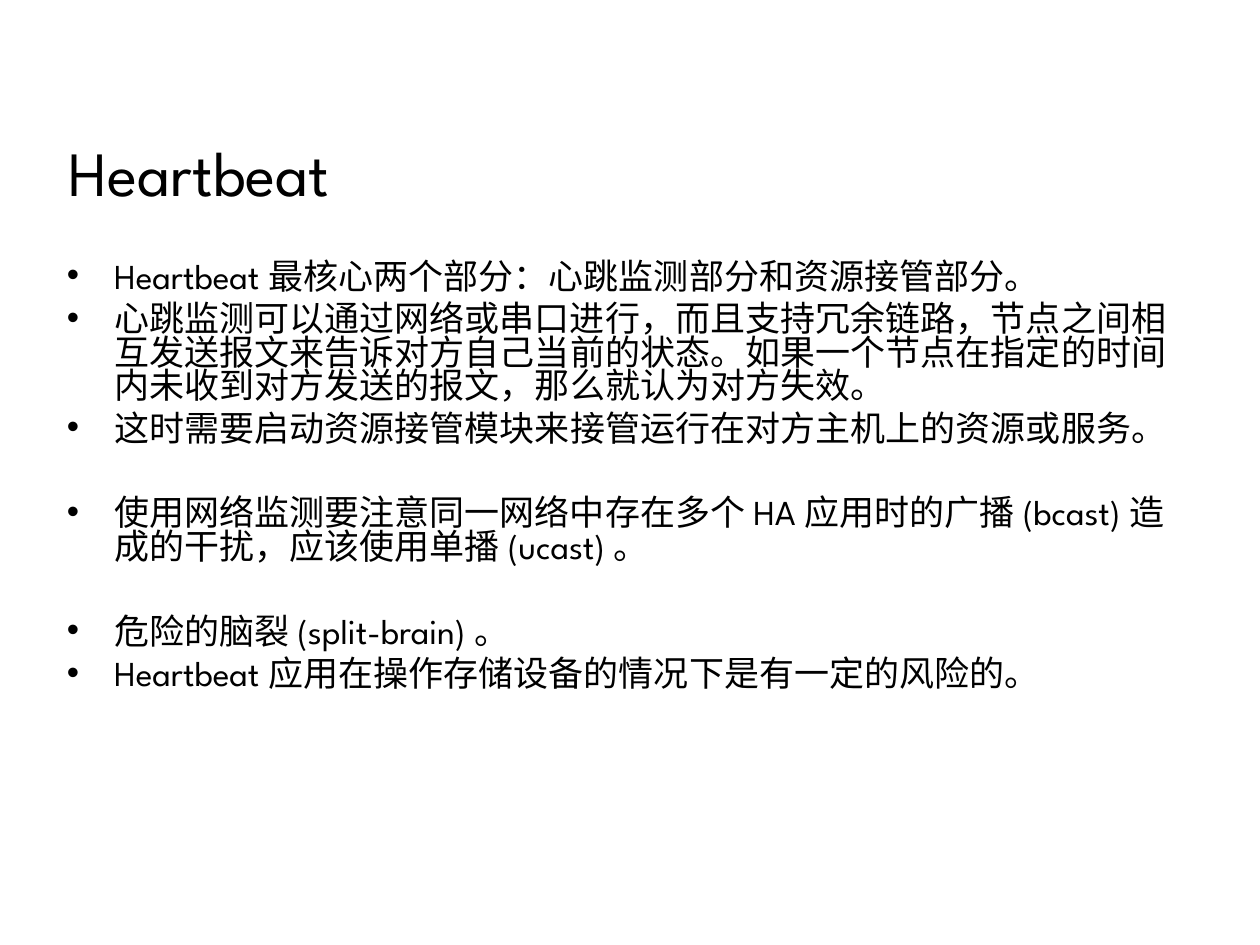
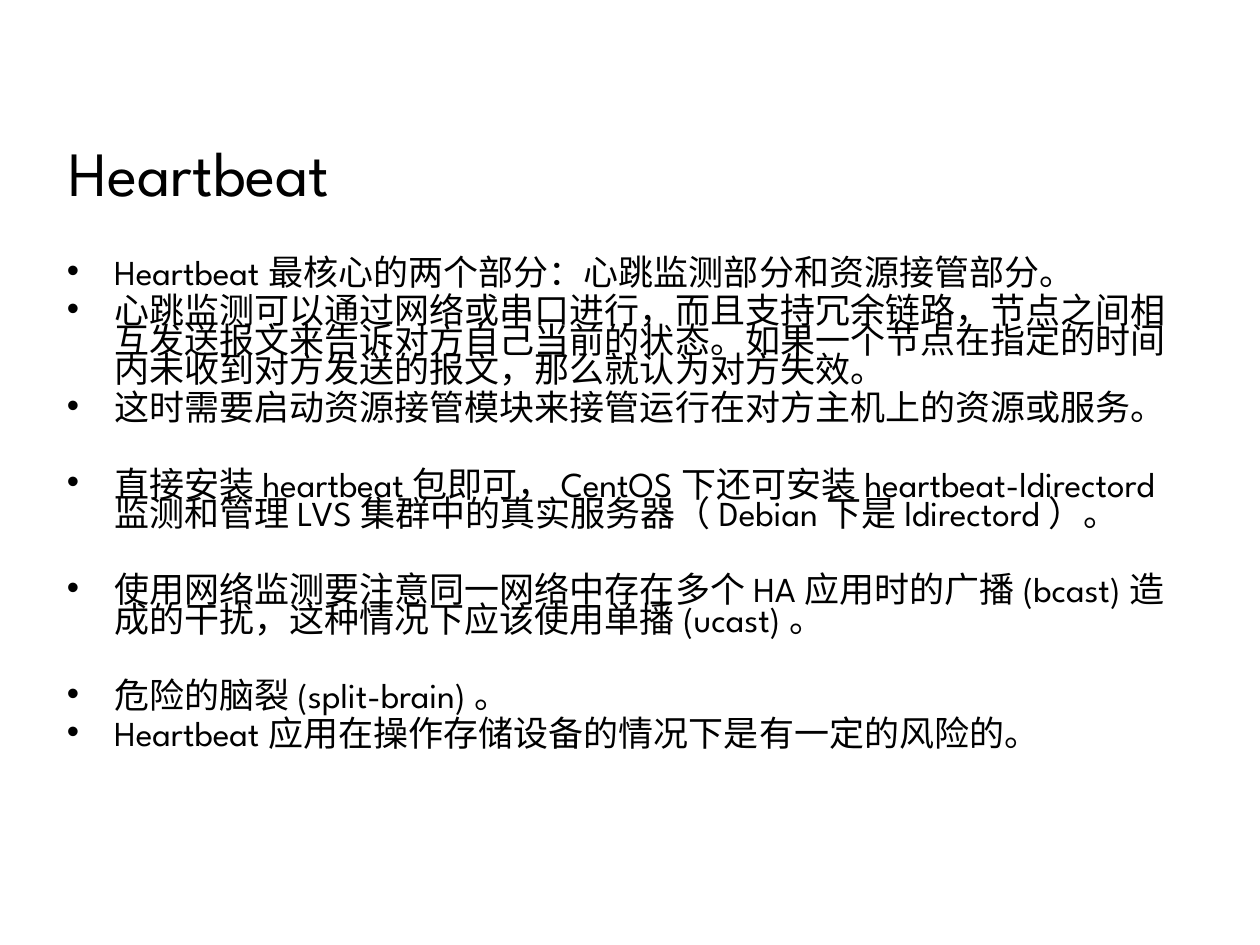
Before and after one commit to 7KjN3mHq/bluedata, a slide deck: slide 14 of system/01总览/架构/网站集群架构.ppt. Drawn at 1260x945 pixels with LibreOffice and Linux fonts; fonts in the diff are those of the drawing; background and template pictures are left out. Boxes give left, top, right and bottom in pixels: in the first picture for what was removed or moved away, otherwise in the second. Text is boxed around its words. In the diff, an @@ line names an element or a change of style, - is before the commit and + after.

```diff
--- a/system/01总览/架构/网站集群架构.ppt
+++ b/system/01总览/架构/网站集群架构.ppt
@@ text at (x1=114, y1=255, x2=1074, y2=296): text changed @@
-• Heartbeat 最核心两个部分：心跳监测部分和资源接管部分。
+• Heartbeat 最核心的两个部分：心跳监测部分和资源接管部分。
@@ text at (x1=114, y1=293, x2=1166, y2=749): line spacing 0.8 to 0.7 @@
@@ text at (x1=114, y1=467, x2=1164, y2=639): text changed @@
-• 使用网络监测要注意同一网络中存在多个 HA 应用时的广播 (bcast) 造成的干扰，应该使用单播 (ucast) 。
+• 直接安装 heartbeat 包即可， CentOS 下还可安装 heartbeat-ldirectord 监测和管理 LVS 集群中的真实服务器（ Debian 下是 ldirectord ）。
+• 使用网络监测要注意同一网络中存在多个 HA 应用时的广播 (bcast) 造成的干扰，这种情况下应该使用单播 (ucast) 。
```
Also in this commit, not shown: 2 other slides changed, 2 other files.
